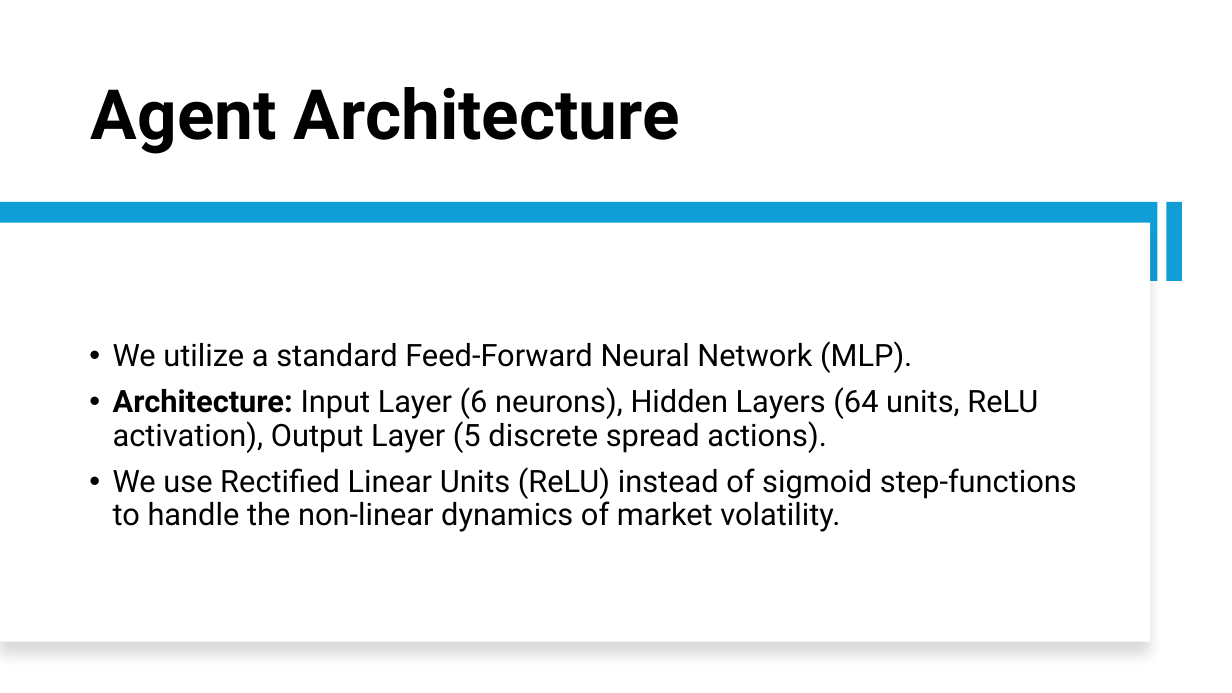
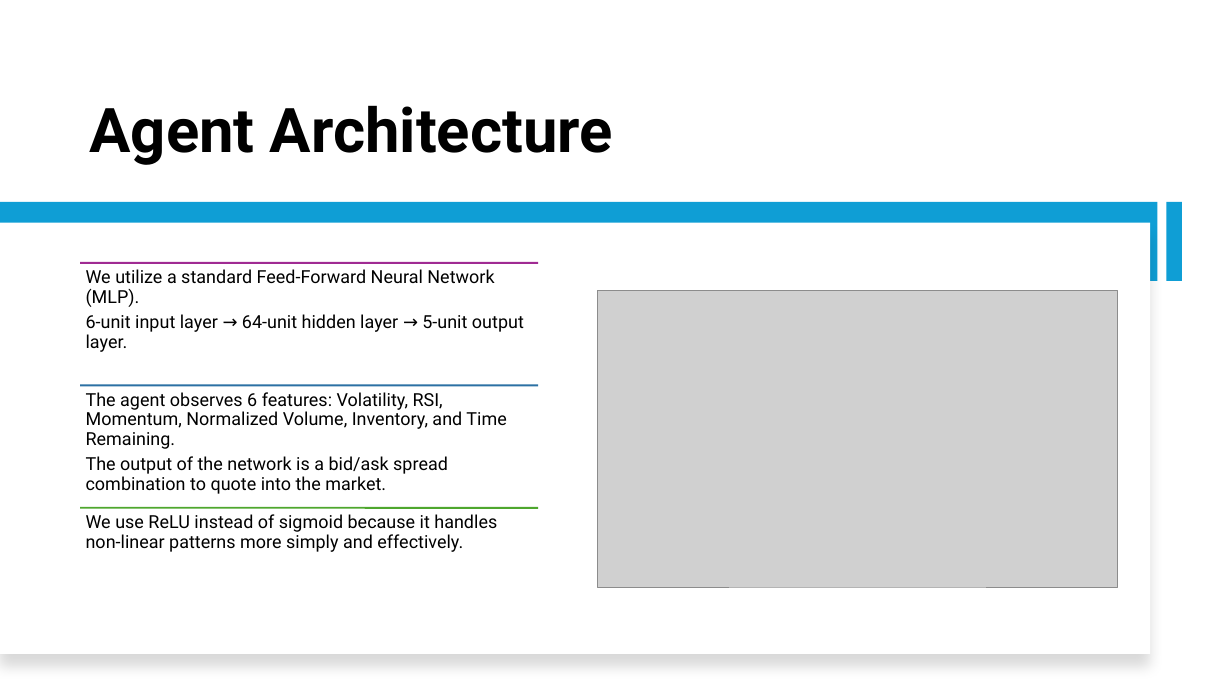
Before and after one commit to Srithwak/Coevolutionary_ARL_vs_EGT_agents_research, a slide deck: slide 5 of presentation.pptx. Drawn at 1232x693 pixels with LibreOffice and Linux fonts; fonts in the diff are those of the drawing; grey boxes stand for pictures. Boxes give left, top, right and bottom in pixels: in the first picture for what was removed or moved away, otherwise in the second. Text is boxed around its words. In the diff, an @@ line names an element or a change of style, - is before the commit and + after.

```diff
--- a/presentation.pptx
+++ b/presentation.pptx
@@ title "Agent Architecture" at [89, 105, 613, 165]: size 54 to 48 pt @@
@@ rectangle: place and size @@
-rectangle at [0, 223, 1151, 642]
+rectangle at [0, 223, 1151, 654]
@@ picture added at [597, 290, 1117, 587] @@
@@ text removed at [113, 341, 1077, 532] @@
-• We utilize a standard Feed-Forward Neural Network (MLP).
-• Architecture: Input Layer (6 neurons), Hidden Layers (64 units, ReLU activation), Output Layer (5 discrete spread actions).
-• We use Rectified Linear Units (ReLU) instead of sigmoid step-functions to handle the non-linear dynamics of market volatility.
@@ group added at [80, 262, 538, 552]: 3 lines, 3 texts @@
+We utilize a standard Feed-Forward Neural Network (MLP).
+6-unit input layer → 64-unit hidden layer → 5-unit output layer.
+The agent observes 6 features: Volatility, RSI, Momentum, Normalized Volume, Inventory, and Time Remaining.
+The output of the network is a bid/ask spread combination to quote into the market.
+We use ReLU instead of sigmoid because it handles non-linear patterns more simply and effectively.
```
Also in this commit, not shown: 9 other slides changed, 1 slide removed, 3 other files.
